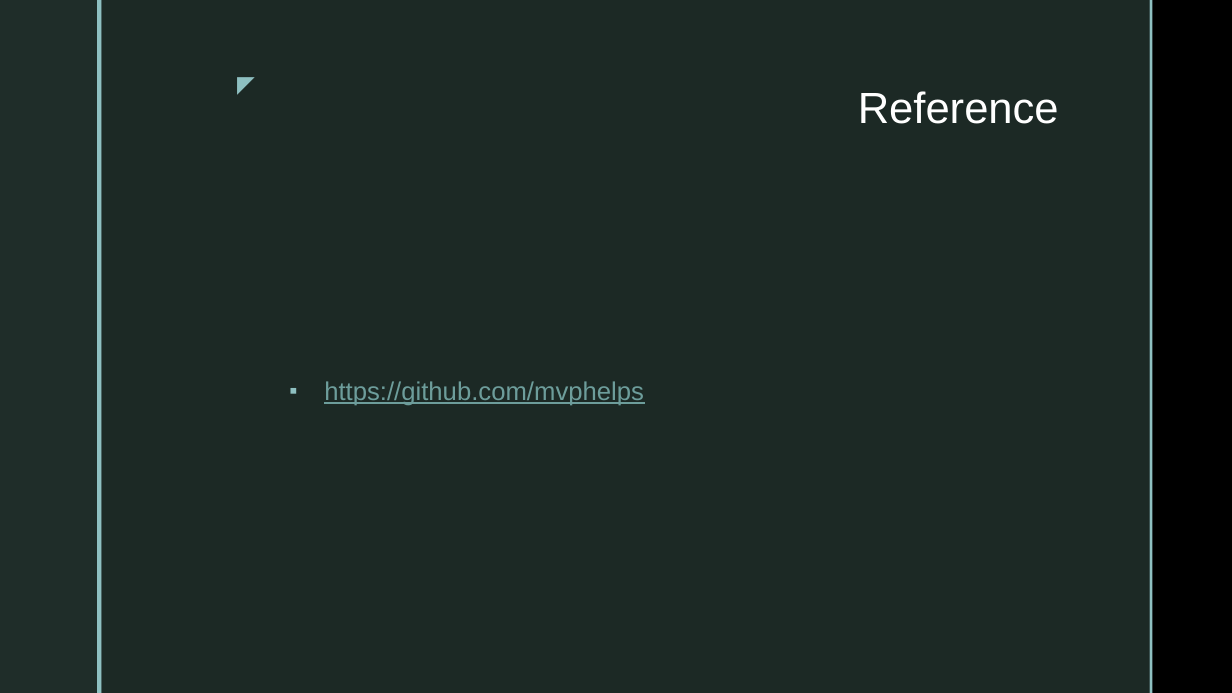
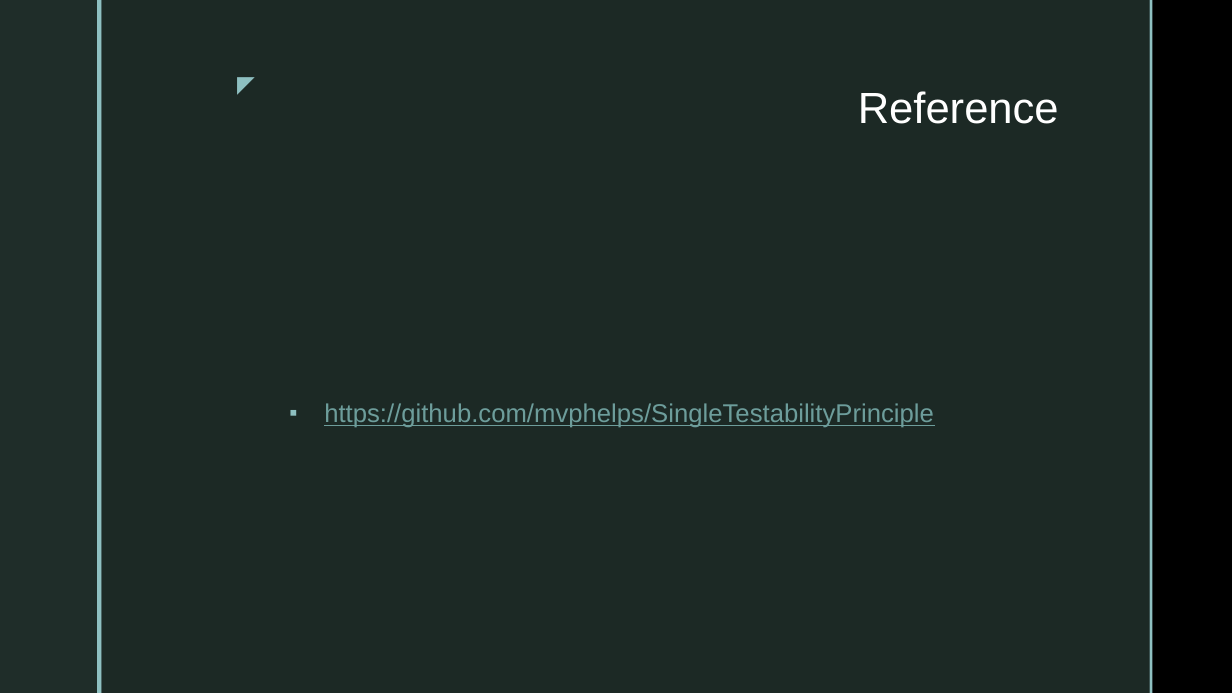
Before and after one commit to mvphelps/SingleTestabilityPrinciple, a slide deck: slide 38 of SingleTestabilityPrinciple.pptx (slide 37 before the commit). Drawn at 1232x693 pixels with LibreOffice and Linux fonts; fonts in the diff are those of the drawing; background and template pictures are left out. Boxes give left, top, right and bottom in pixels: in the first picture for what was removed or moved away, otherwise in the second. Text is boxed around its words. In the diff, an @@ line names an element or a change of style, - is before the commit and + after.

```diff
--- a/SingleTestabilityPrinciple.pptx
+++ b/SingleTestabilityPrinciple.pptx
@@ text at (x1=324, y1=403, x2=934, y2=427): text changed @@
-▪ https://github.com/mvphelps
+▪ https://github.com/mvphelps/SingleTestabilityPrinciple
```
Also in this commit, not shown: 2 other slides changed, 3 slides added.
